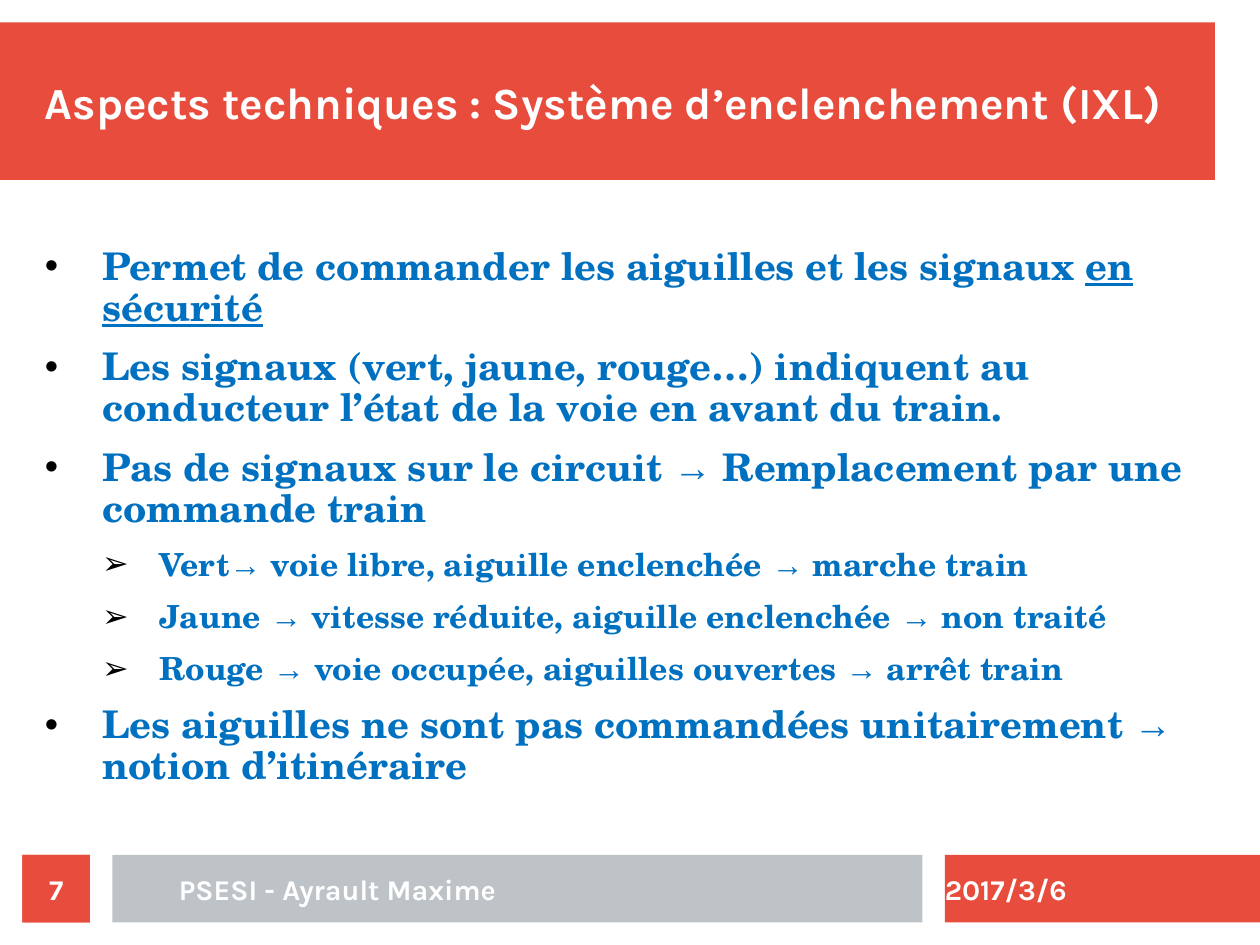
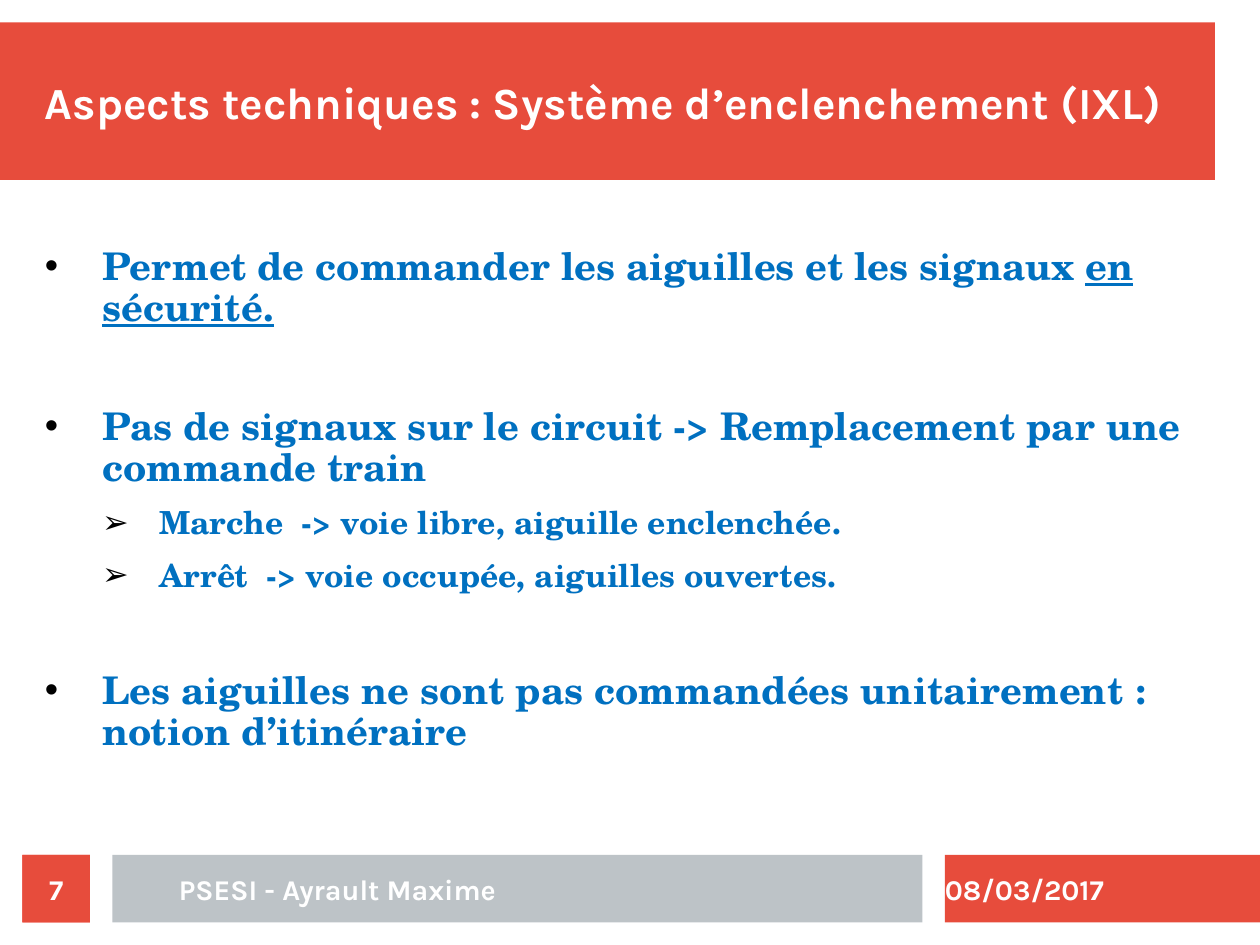
Before and after one commit to maximouth/CBI, a slide deck: slide 7 of Presentation/presentation.odp. Drawn at 1260x945 pixels with LibreOffice and Linux fonts; fonts in the diff are those of the drawing. Boxes give left, top, right and bottom in pixels: in the first picture for what was removed or moved away, otherwise in the second. Text is boxed around its words. In the diff, an @@ line names an element or a change of style, - is before the commit and + after.

```diff
--- a/Presentation/presentation.odp
+++ b/Presentation/presentation.odp
@@ text at bbox=[102, 252, 1180, 746]: text changed @@
-      • Permet de commander les aiguilles et les signaux en sécurité
-      • Les signaux (vert, jaune, rouge…) indiquent au conducteur l’état de la voie en avant du train.
-      • Pas de signaux sur le circuit → Remplacement par une commande train
-        ➢ Vert→ voie libre, aiguille enclenchée → marche train
-        ➢ Jaune → vitesse réduite, aiguille enclenchée → non traité
-        ➢ Rouge → voie occupée, aiguilles ouvertes → arrêt train
-      • Les aiguilles ne sont pas commandées unitairement → notion d’itinéraire
+      • Permet de commander les aiguilles et les signaux en sécurité.
+      • Pas de signaux sur le circuit -> Remplacement par une commande train
+        ➢ Marche -> voie libre, aiguille enclenchée.
+        ➢ Arrêt -> voie occupée, aiguilles ouvertes.
+      • Les aiguilles ne sont pas commandées unitairement : notion d’itinéraire
@@ text at bbox=[945, 878, 1104, 903]: text changed @@
-2017/3/6
+08/03/2017
```
Also in this commit, not shown: 22 other slides changed, 2 slides added.
